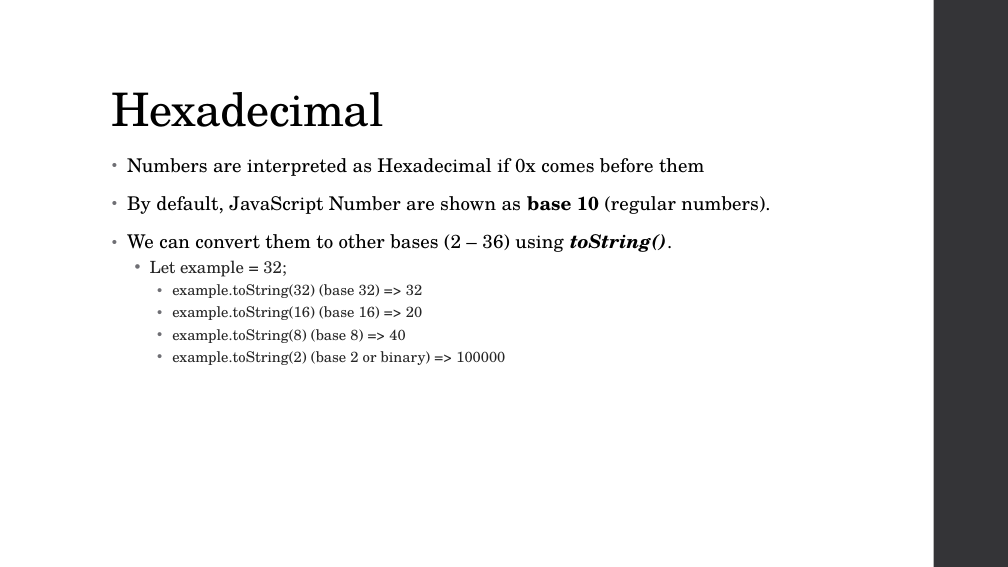
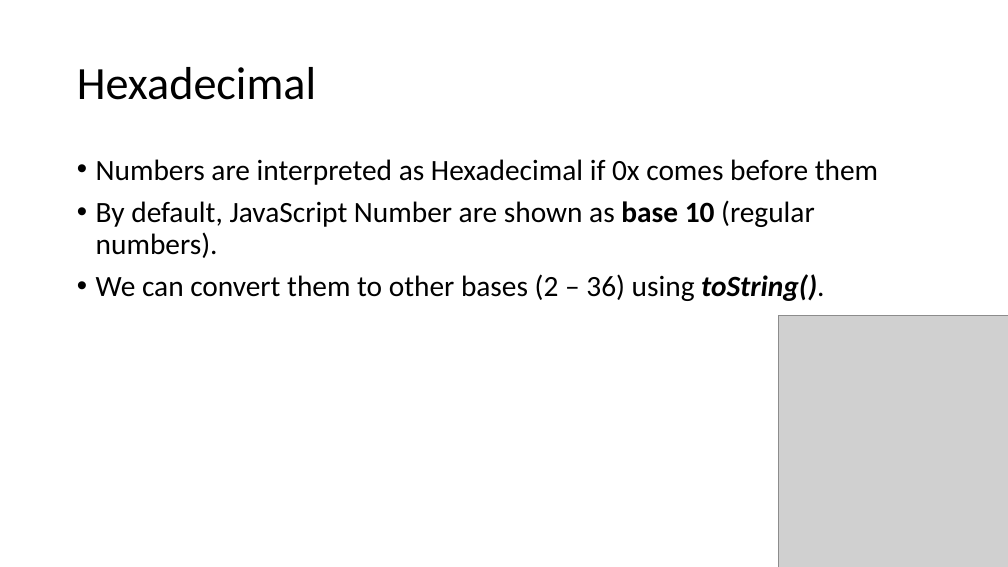
Before and after one commit to YWCANWIL-TechLab/Module4-DataTypes-Day1, a slide deck: slide 14 of slides/Numbers.pptx (slide 10 before the commit). Drawn at 1008x567 pixels with LibreOffice and Linux fonts; fonts in the diff are those of the drawing; grey boxes stand for pictures. Boxes give left, top, right and bottom in pixels: in the first picture for what was removed or moved away, otherwise in the second. Text is boxed around its words. In the diff, an @@ line names an element or a change of style, - is before the commit and + after.

Commit message:
Updated Numbers PowerPoint

```diff
--- a/slides/Numbers.pptx
+++ b/slides/Numbers.pptx
@@ rectangle removed at box(934, 0, 1008, 567) @@
@@ title "Hexadecimal": place and size @@
-title "Hexadecimal" at box(112, 92, 384, 127)
+title "Hexadecimal" at box(77, 67, 316, 100)
@@ title "Hexadecimal" at box(77, 67, 316, 100): font TeX Gyre Schola to Calibri, letter spacing -0.5 to 0 pt; vertical alignment bottom to middle @@
@@ text "Numbers are interpreted as Hexadecimal ...": place and size @@
-text "Numbers are interpreted as Hexadecimal ..." at box(127, 158, 770, 365)
+text "Numbers are interpreted as Hexadecimal ..." at box(96, 159, 878, 301)
@@ text "Numbers are interpreted as Hexadecimal ..." at box(96, 159, 878, 301): size 18 to 28 pt, font TeX Gyre Schola to Calibri, letter spacing 0.1 to 0 pt; indent changed; line spacing 0.95 to 0.9; less space between paragraphs @@
@@ text at box(150, 260, 505, 365): paragraphs removed @@
-  • Let example = 32;
-    • example.toString(32) (base 32) => 32
-    • example.toString(16) (base 16) => 20
-    • example.toString(8) (base 8) => 40
-    • example.toString(2) (base 2 or binary) => 100000
@@ picture added at box(778, 315, 1008, 567) @@
```
Also in this commit, not shown: 21 other slides changed, 5 slides added, 1 other file.
